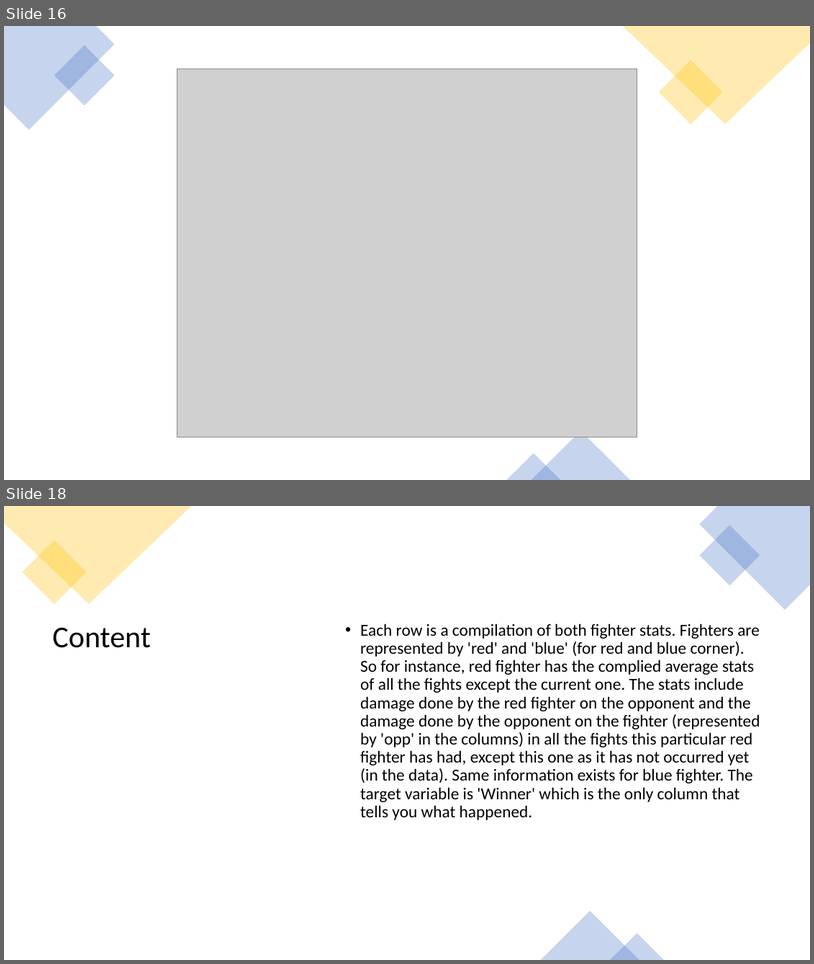
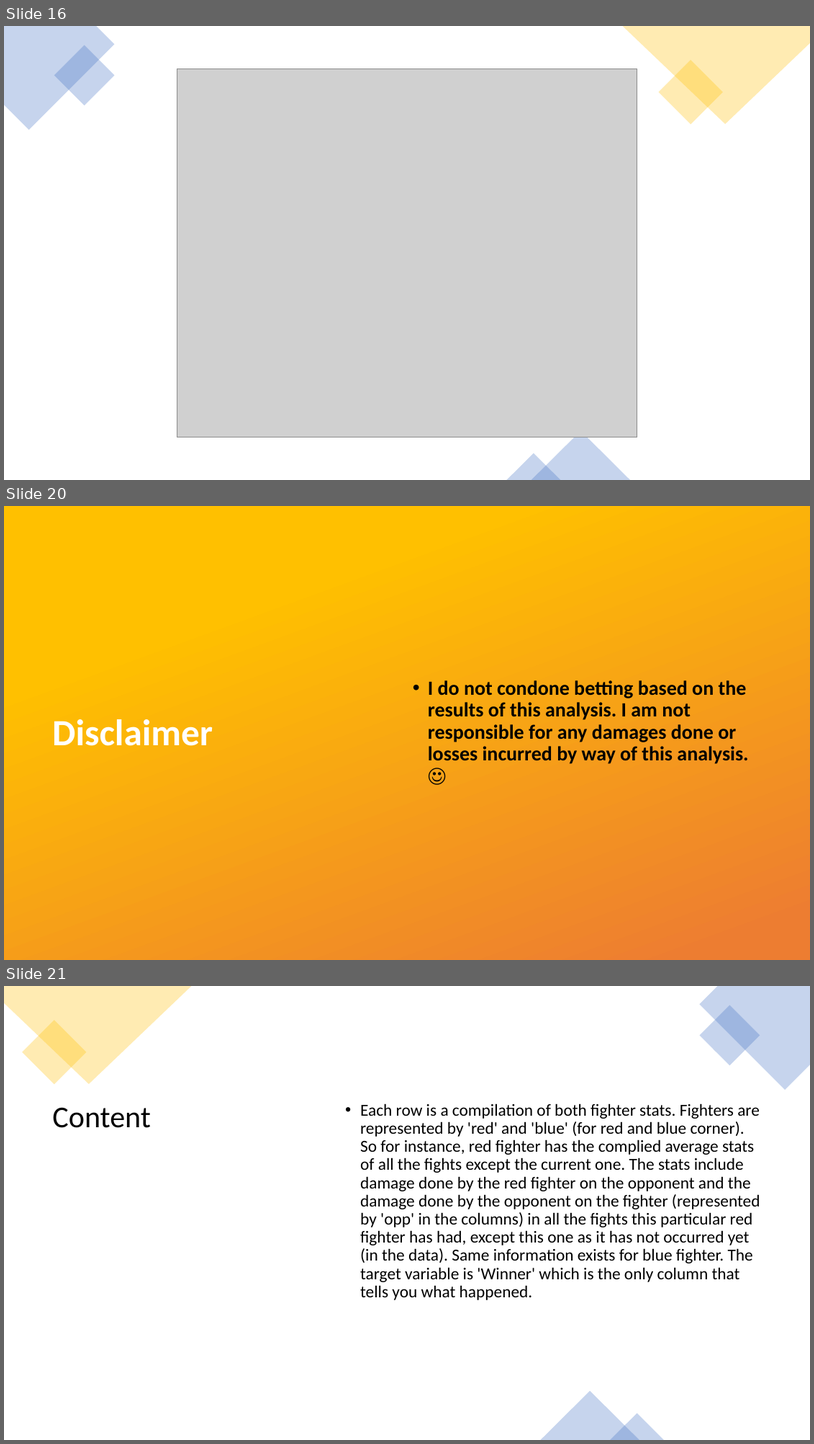
Before and after one commit to Rich-Hamilton88/machine_learning_project, a slide deck: Machine Learning Project/UFC.pptx. Shown one above the other, each under a label of ours: slides 16 and 18 before the commit, slides 16, 20 and 21 after it; the slides between them are not shown. The pictures are 814x964 and 814x1444 pixels, drawn with LibreOffice and Linux fonts; fonts in the diff are those of the drawing; grey boxes stand for pictures; background and template pictures are left out. Boxes give left, top, right and bottom in pixels: in the first picture for what was removed or moved away, otherwise in the second. Text is boxed around its words. In the diff, an @@ line names an element or a change of style, - is before the commit and + after.

```diff
--- a/Machine Learning Project/UFC.pptx
+++ b/Machine Learning Project/UFC.pptx
@@ slide 20 added at (4,506,810,960), background picture (left out) @@
@@ rectangle added at (4,506,810,960), fill gradient #FFC000 to #ED7D31 @@
@@ text added at (428,680,748,764), 24 pt, text #000000, bold @@
+• I do not condone betting based on the results of this analysis. I am not responsible for any damages done or losses incurred by way of this analysis. ☺
@@ title added at (52,719,213,746), 44 pt, text #FFFFFF, bold @@
+Disclaimer
@@ what was slide 18 is now slide 21 @@
```
Also in this commit, not shown: 1 slide changed, 3 other slides added.
